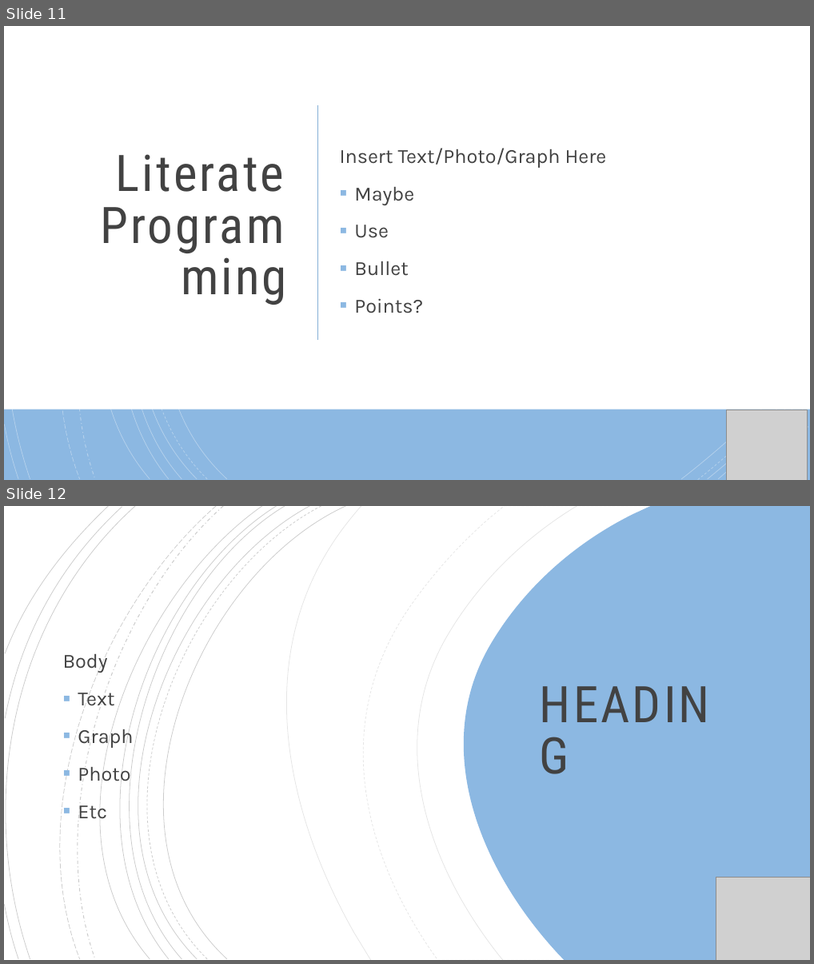
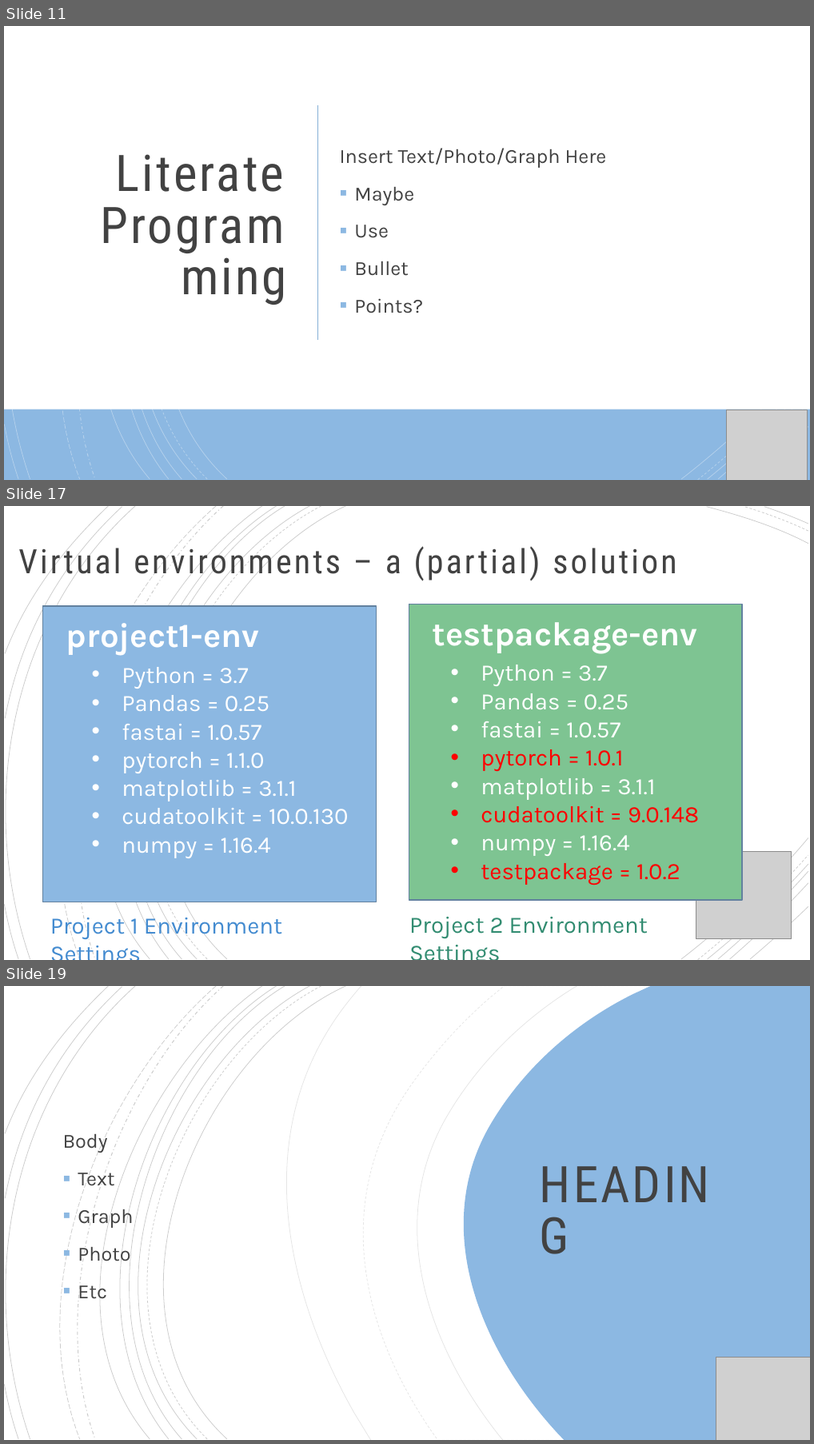
Before and after one commit to vanderbilt-data-science/reproducible-ds, a slide deck: MakingDataScienceReproducible.pptx. Shown one above the other, each under a label of ours: slides 11 and 12 before the commit, slides 11, 17 and 19 after it; the slides between them are not shown. The pictures are 814x964 and 814x1444 pixels, drawn with LibreOffice and Linux fonts; fonts in the diff are those of the drawing; grey boxes stand for pictures. Boxes give left, top, right and bottom in pixels: in the first picture for what was removed or moved away, otherwise in the second. Text is boxed around its words. In the diff, an @@ line names an element or a change of style, - is before the commit and + after.

Commit message:
updated with versioning for models and environments

```diff
--- a/MakingDataScienceReproducible.pptx
+++ b/MakingDataScienceReproducible.pptx
@@ slide 17 added at box(4, 506, 810, 960), background #FFFFFF; not listed: 21 template elements that a slide beside it also shows @@
@@ title added at box(18, 542, 677, 581), 40 pt, text #424242 @@
+Virtual environments – a (partial) solution
@@ rectangle added at box(42, 606, 377, 902), fill #8CB8E2, outline #6382A0 1.25 pt @@
@@ text added at box(66, 623, 260, 656), 40 pt, text #FFFFFF, bold @@
+project1-env
@@ rectangle added at box(410, 604, 743, 900), fill #7EC492, outline #6382A0 1.25 pt @@
@@ text added at box(433, 622, 698, 654), 40 pt, text #FFFFFF, bold @@
+testpackage-env
@@ text added at box(122, 667, 349, 858), 28 pt, text #FFFFFF @@
+• Python = 3.7
+• Pandas = 0.25
+• fastai = 1.0.57
+• pytorch = 1.1.0
+• matplotlib = 3.1.1
+• cudatoolkit = 10.0.130
+• numpy = 1.16.4
@@ text added at box(481, 664, 699, 884), 28 pt, text #FFFFFF @@
+• Python = 3.7
+• Pandas = 0.25
+• fastai = 1.0.57
+• pytorch = 1.0.1
+• matplotlib = 3.1.1
+• cudatoolkit = 9.0.148
+• numpy = 1.16.4
+• testpackage = 1.0.2
@@ text added at box(86, 676, 231, 740), 40 pt, text #FFFEFF @@
+Installation: H2o
@@ picture added at box(697, 851, 792, 939) @@
@@ text added at box(50, 912, 282, 939), 28 pt, text #438BD0 @@
+Project 1 Environment Settings
@@ text added at box(410, 916, 648, 938), 28 pt, text #328B71 @@
+Project 2 Environment Settings
@@ what was slide 12 is now slide 19 @@
```
Also in this commit, not shown: 6 other slides added, 1 other file.
